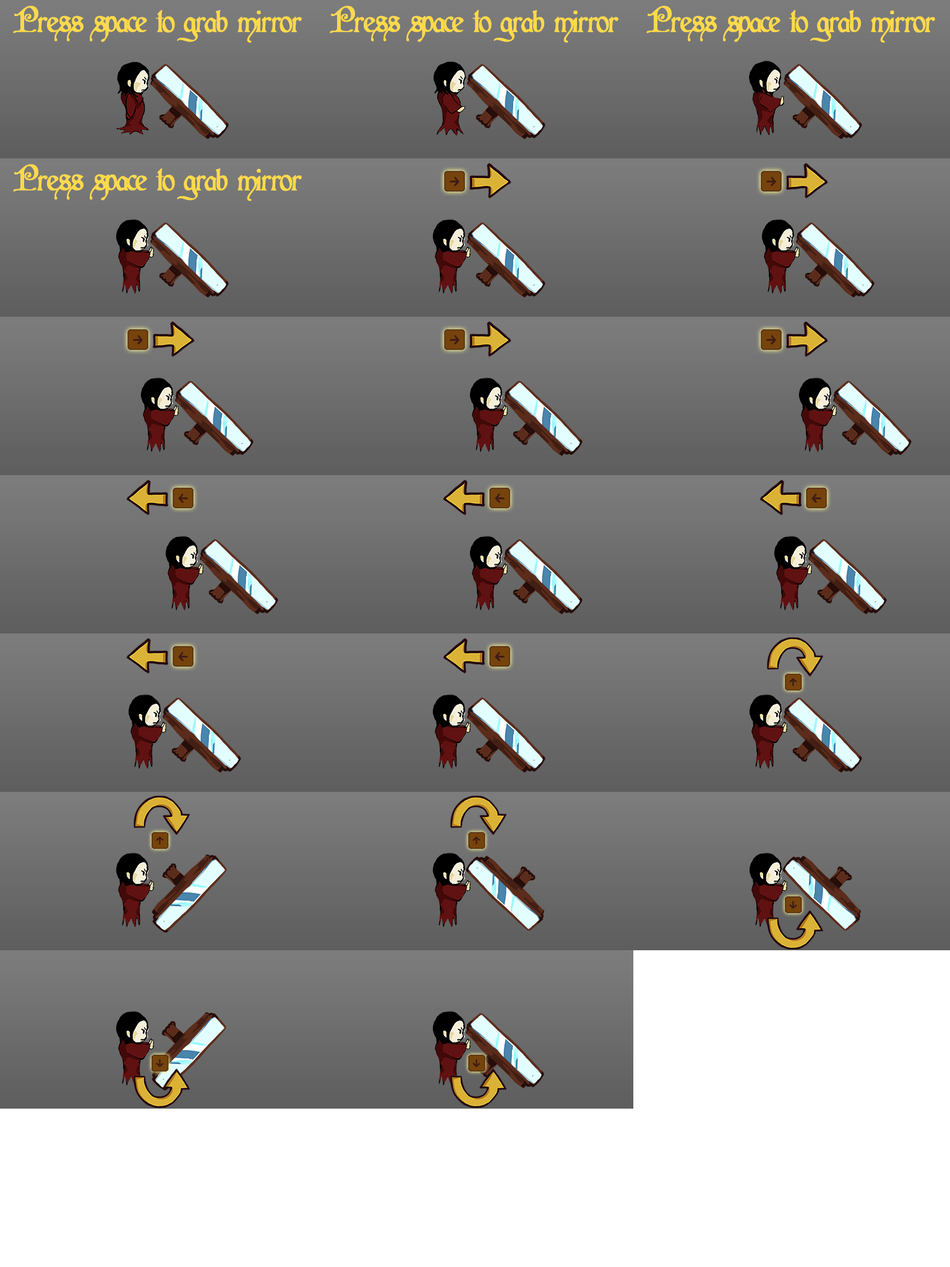
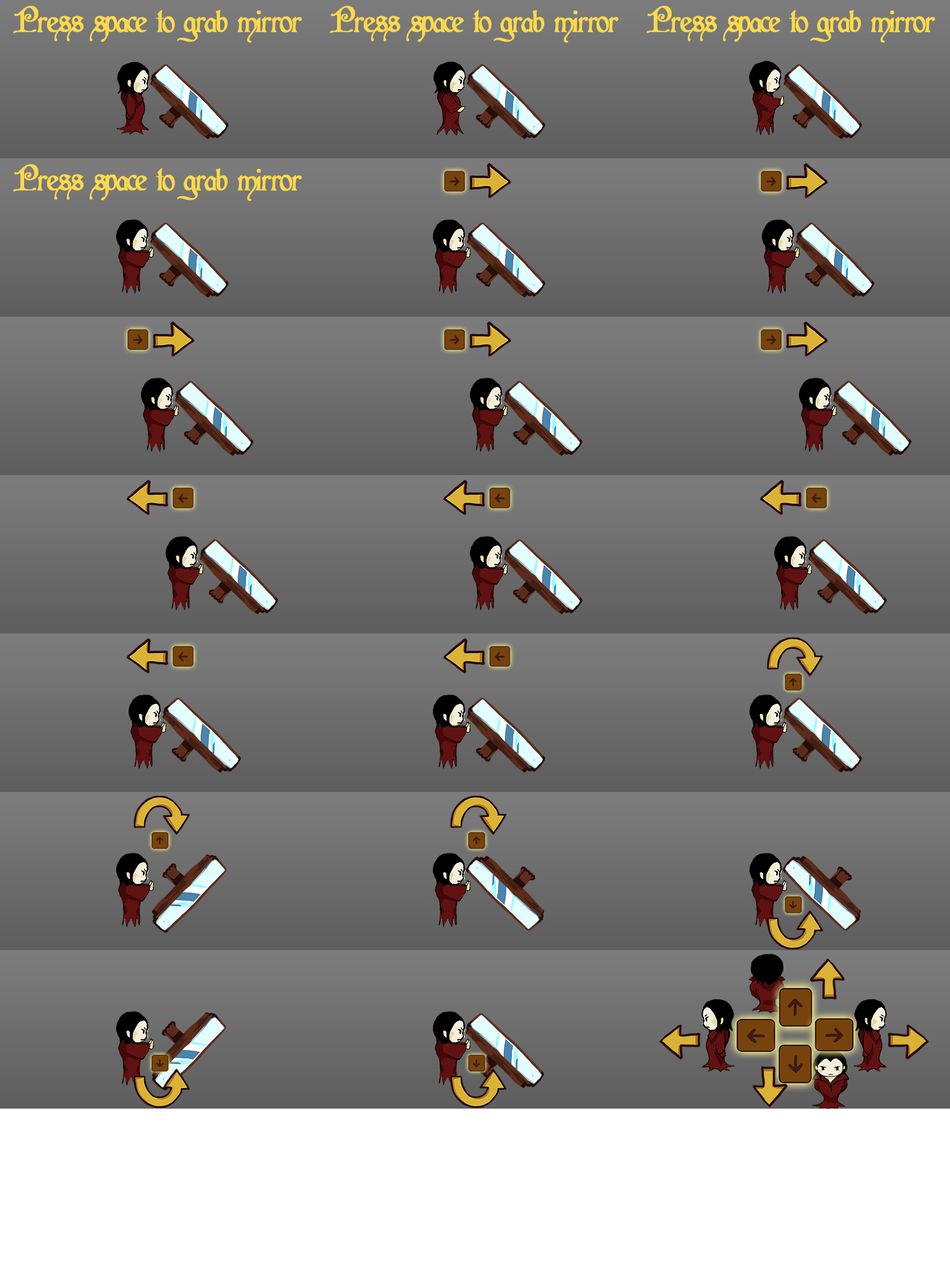
The second 950 × 1267 image is a revision of the first. Changes to its layers:
added layer "A_tutorial_movement_A.png" above "20.png" over [633, 950, 950, 1109]
